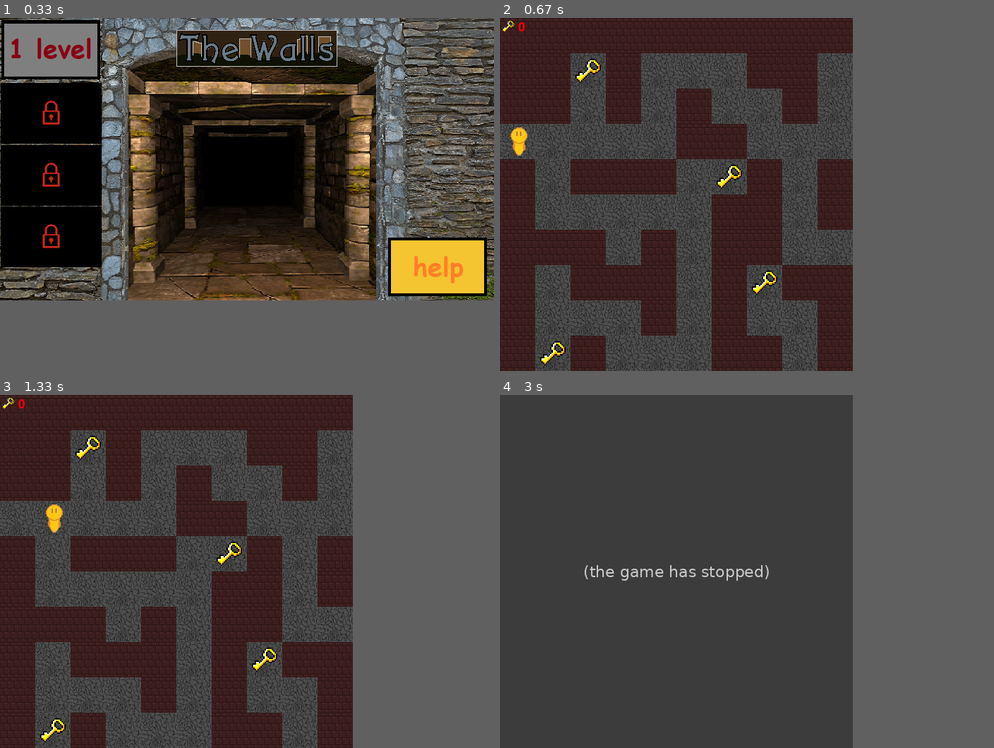
Above: before the commit, frames 1-4 (two rows, left to right).
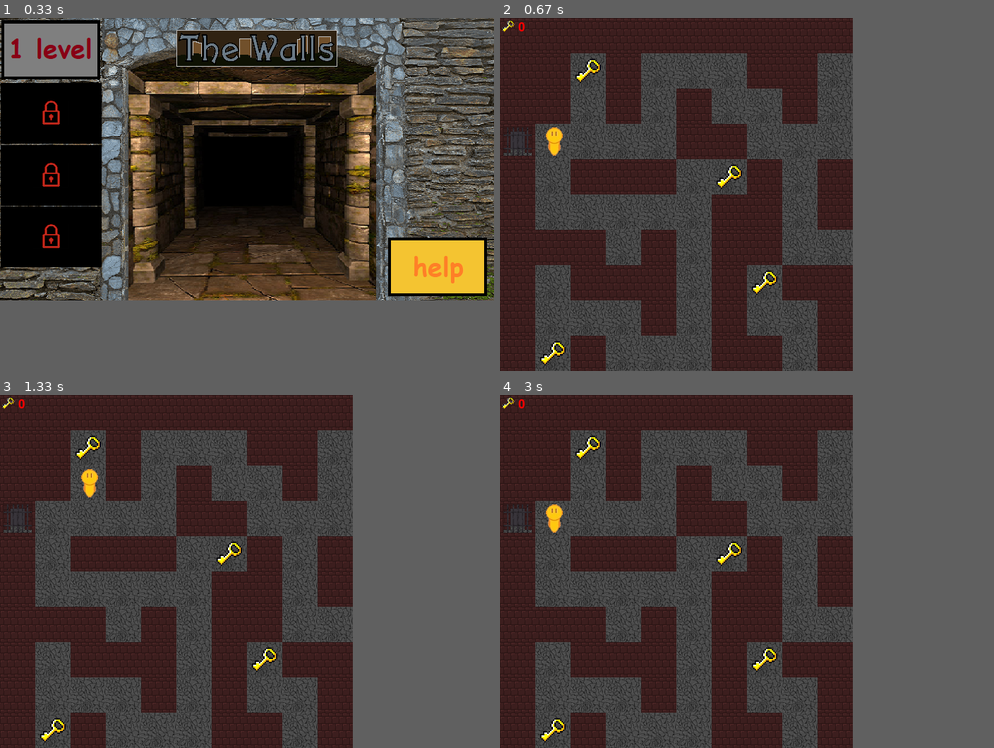
Above: after the commit, the same moments.

Repository: demonic-katana/LiceyProject_pygame
Game: pygame game, started from gameV6.py
Same seed, same stepped clock (60 frames per second), same inputs: the game is played once before the commit and once after it.
Inputs:
- Up to frame 1 (0.33 s): no input
- Up to frame 2 (0.67 s): tap 1 at 0.33 s
- Up to frame 3 (1.33 s): hold Right 0.67-1.13 s; hold Up from 1.17 s (still down)
- Up to frame 4 (3 s): release Up at 1.47 s; hold Left 2-2.53 s; hold Down 2.57-2.87 s; hold Left from 2.9 s (still down)

Frame 1 is identical in both runs. In frame 2, 0.8% of the frame differs, in the area x 0-13%, y 30-40%; in frame 3, 0.9%; in frame 4, 42%, in the area x 0-72%, y 0-100%.
Error before the commit: AttributeError: 'int' object has no attribute 'process' (gameV6.py line 226); the game stopped at 2.9 s (later frames are placeholders)

Commit message:
сообщения от дверей

Diff:
--- a/data/levels/level_01.map
+++ b/data/levels/level_01.map
@@ -1,7 +1,7 @@
 ############
 ##m#...##.m#
 ##.#.#..#.##
-p....##...##
+ip...##...##
 #.###.m#.#.#
 #.....##.#.#
 ###.#.##...#
--- a/data/levels/level_02.map
+++ b/data/levels/level_02.map
@@ -7,7 +7,7 @@
 ###.#####.#.#.#.#....o.#..#
 #...#oooo.#.#.#.#.####.#..#
 #.#.#oooo...........#..##.#
-p.#.ooo#####.#####..#.o...#
+ip#.ooo#####.#####..#.o...#
 #.##.......m#...#..#m.o.###
 #.#o.###.#oo##.#...##.o...#
 #..o.##..#.......##....#.o#
--- a/data/levels/level_03.map
+++ b/data/levels/level_03.map
@@ -6,7 +6,7 @@
 #....o.oo.ooo.o...ooooooooooooooo.o.#
 #.oooo.oo.o.o.ooo...........o..oo.o.#
 #......oo...o.....oooooo.oo.......om#
-#ooooooooooooooooo.....o..mooo.oo.oo#
+#ooooooooo.ooooooo.....o..mooo.oo.oo#
 #oo.o...o..oo...oo.ooo.ooooo.o.oo.oo#
 #mo.o.o....oo.o.o..ooo.......o..o..o#
 #.o.o.o.oo.oo.o.o.o...ooo.o.ooo..o..#
@@ -28,7 +28,7 @@
 #.oo...o.o.o.oooo.o.ooo...o....o..o.#
 #moooo.o.o.o.om...o.o...o.o.oo.oooo.#
 #oooo..o...o.ooooo..o.ooo.oooo.oo...#
-p....oooo..o......o.o.o.o.o....oo.o.#
+ip...oooo..o......o.o.o.o.o....oo.o.#
 #ooo.ooooo.oo.ooo.o.o.o.o.o.ooo...o.#
 #....o.....oo.o...o.o.o.o.o.ooo.o.oo#
 #.o..o.ooooo..o.o.o...o.o.o.o...o...#
--- a/data/levels/level_04.map
+++ b/data/levels/level_04.map
@@ -67,6 +67,6 @@
 #o...o..o.#....o#.o...o....o.......oo.#.#.#.#...##..#...#
 #..o..o..##o.##.#.#oo..##.##.o.o......#.#.#.#.###...#oo.#
 #.##..o.m##.....#.#...#......o..###o##............o.#.o.#
-#.##..o.#...#####.#####.##.##.#........o.oo.####.#o.#.o.#
-#m##.mo.#.#.............o.......o...ooo....o.....#...om.#
-#######e#########p#######################################
+#.##..o.....#####.#####.##.##.#........o.oo.####.#o.#.o.#
+#m##.mo.#.#......p......o.......o...ooo....o.....#...om.#
+#######e#########i#######################################
--- a/gameV6.py
+++ b/gameV6.py
@@ -97,7 +97,6 @@
     def __init__(self):
         self.dx = 0
         self.dy = 0
-        self.flips = 0
 
     def apply(self, obj):
         obj.rect.x = obj.rect.x + self.dx
@@ -111,7 +110,7 @@
 class Board:
     def __init__(self, side, map):
         self.cell = [[0] * HEIGHT for i in range(WIDTH)]
-        self.borders = ['#']
+        self.borders = ['#', 'i']
         self.fall = False
         # механизм добавки ячеек, через которые нельзя проходить / пока нету /
         self.exit_pos = (0, 0)
@@ -121,7 +120,8 @@
             'p': [load_image('player.png'), load_image('player1.png')],
             'o': load_image('hole.png'),
             'm': load_image('key.png'),
-            'e': load_image('door.png')}
+            'e': load_image('door.png'),
+            'i': load_image('door.png')}
         if len(door):
             self.images['e'] = load_image(door)
         for y in range(len(map)):
@@ -135,6 +135,8 @@
                     self.cell[x][y] = Tile(x, y, self.images['o'], side, 'o')
                 elif map[y][x] == 'm':
                     self.cell[x][y] = Tile(x, y, self.images['m'], side, 'm')
+                elif map[y][x] == 'i':
+                    self.cell[x][y] = Tile(x, y, self.images['i'], side, 'i')
                 elif map[y][x] == 'e':
                     self.cell[x][y] = Tile(x, y, self.images['e'], side, 'e')
                     self.exit_pos = (x, y)
@@ -145,10 +147,13 @@
         self.HEIGHT_IN_CAGES = y - 1
 
     def move(self, x, y):
+        global not_is_exit
         pos = self.player.pos
         draw_pos = self.player.draw_pos
         if self.cell[pos[0] + x][pos[1] + y].sign == 'o':
             self.fall = True
+        elif self.cell[pos[0] + x][pos[1] + y].sign == 'i':
+            not_is_exit = ("Я отсюда пришёл.", 330)
         elif not self.cell[pos[0] + x][pos[1] + y].process(self.borders):
             # проверка на то, что лучше сместить: камеру или персонажа
             check_move = x or y
@@ -159,6 +164,8 @@
                 self.player.move(x, y, 'player')
             else:
                 self.player.move(x, y, 'camera')
+        if not_is_exit and self.cell[pos[0] + x][pos[1] + y].sign != 'i':
+            not_is_exit = ('', 10)
 
 
 def terminate():
@@ -171,7 +178,7 @@
 
 
 def game(WIDTH, HEIGHT):
-    global music_on
+    global music_on, players_keys, not_is_exit
     # инициализация окна
     pygame.init()
     size = WIDTH, HEIGHT
@@ -190,6 +197,7 @@
     key_sound = pygame.mixer.Sound("data/music/take_key.wav")
     door_is_open = False
     door_opening_sound = pygame.mixer.Sound("data/music/opening_door.wav")
+    not_is_exit = ("", 50)
     # фокус на персонажа
     pos = board.player.pos
     dx = board.WIDTH_IN_CAGES - 8 if (n := (pos[0] - 4 if pos[0] - 4 > 0 else 0)) > board.WIDTH_IN_CAGES - 8 else n
@@ -214,24 +222,31 @@
                 if event.type == pygame.QUIT:
                     return 0
                 elif event.type == pygame.KEYDOWN:
-                    if event.key == pygame.K_UP and check_door(door_is_open,
+                    if not door_is_open and board.cell[player_pos[0] + 1][player_pos[1]].process(['e']):
+                        not_is_exit = (f"Заперто. Нужно найти ещё {keys - players_keys} ключей.", 170)
+                    if event.key == pygame.K_UP:
+                        if check_door(door_is_open,
                                                                board.cell[player_pos[0]][player_pos[1] - 1].process(
                                                                    ['e'])):
-                        board.move(0, -1)
-                    elif event.key == pygame.K_DOWN and check_door(door_is_open,
-                                                                   board.cell[player_pos[0]][player_pos[1] + 1].process(
-                                                                       ['e'])):
-                        board.move(0, 1)
-                    elif event.key == pygame.K_LEFT and check_door(door_is_open,
-                                                                   board.cell[player_pos[0] - 1][player_pos[1]].process(
-                                                                       ['e'])):
-                        board.move(-1, 0)
-                    elif event.key == pygame.K_RIGHT and check_door(door_is_open,
-                                                                    board.cell[player_pos[0] + 1][
-                                                                        player_pos[1]].process(
-                                                                        ['e'])):
-                        board.move(1, 0)
-
+                            board.move(0, -1)
+                        elif not door_is_open and board.cell[player_pos[0]][player_pos[1] - 1].process(
+                                                                   ['e']):
+                            not_is_exit = (f"Заперто. Нужно найти ещё {keys - players_keys} ключей.", 170)
+                    elif event.key == pygame.K_DOWN:
+                        if check_door(door_is_open, board.cell[player_pos[0]][player_pos[1] + 1].process(['e'])):
+                            board.move(0, 1)
+                        elif not door_is_open and board.cell[player_pos[0]][player_pos[1] + 1].process(['e']):
+                            not_is_exit = (f"Заперто. Нужно найти ещё {keys - players_keys} ключей.", 170)
+                    elif event.key == pygame.K_LEFT:
+                        if check_door(door_is_open, board.cell[player_pos[0] - 1][player_pos[1]].process(['e'])):
+                            board.move(-1, 0)
+                        elif not door_is_open and  board.cell[player_pos[0] - 1][player_pos[1]].process(['e']):
+                            not_is_exit = (f"Заперто. Нужно найти ещё {keys - players_keys} ключей.", 170)
+                    elif event.key == pygame.K_RIGHT:
+                        if check_door(door_is_open, board.cell[player_pos[0] + 1][player_pos[1]].process(['e'])):
+                            board.move(1, 0)
+                        elif not door_is_open and board.cell[player_pos[0] + 1][player_pos[1]].process(['e']):
+                            not_is_exit = (f"Заперто. Нужно найти ещё {keys - players_keys} ключей.", 170)
                     elif event.key == pygame.K_k:
                         if music_on:
                             pygame.mixer.music.stop()
@@ -343,10 +358,15 @@
             font = pygame.font.Font(None, 25)
             text = font.render(str(players_keys), True, keys_color)
             screen.blit(text, (26, 5))
+            # строка сообщений
+            font_ms = pygame.font.Font(None, 25)
+            text_ms = font_ms.render(not_is_exit[0], True, (255, 0, 0))
+            screen.blit(text_ms, (not_is_exit[1], 5))
         elif game_position == 'mini_game':
             image = load_image('mini_game1.png')
             mgame_art = image.get_rect()
             screen.blit(image, mgame_art)
+
             for y in range(3):
                 for elem in range(3):
                     if board_mg[y][elem] == 'x':
@@ -399,6 +419,8 @@
                 running = False
             elif event.type == pygame.MOUSEBUTTONDOWN:
                 if event.button == 1:
+                    if len(door) and game_position == 'game_won':
+                        music_on = music_is_run
                     return 1
             elif event.type == pygame.KEYDOWN:
                 if event.key == pygame.K_k:
@@ -417,16 +439,19 @@
             pygame.mixer.music.play(-1)
             music_is_run = True
         if len(door):
-            if music_on:
+            if music_on and not music_is_run:
+                music_is_run = True
                 pygame.mixer.music.load("data/music/final_music.wav")
                 pygame.mixer.Sound.play(final_sound)
-            if timer == cast_count * 1500:
+            if game_position == 'game_won' and timer == cast_count * 1500:
                 if cast_count != 3:
                     cast_count += 1
                 image = load_image(f'cast_scene{cast_count}.png')
                 if cast_count == 2 and music_on:
                     pygame.mixer.music.play(-1)
                     music_on = False
+                elif cast_count == 2 and not music_on:
+                    music_is_run = False
                 position_art = image.get_rect()
                 timer = 0
             timer += 1
@@ -547,6 +572,7 @@
     global tiles
     global player
     _r = 1
+    not_is_exit = ('', 10)
     music_on = True
     while _r == 1:
         all_sprites = pygame.sprite.Group()
